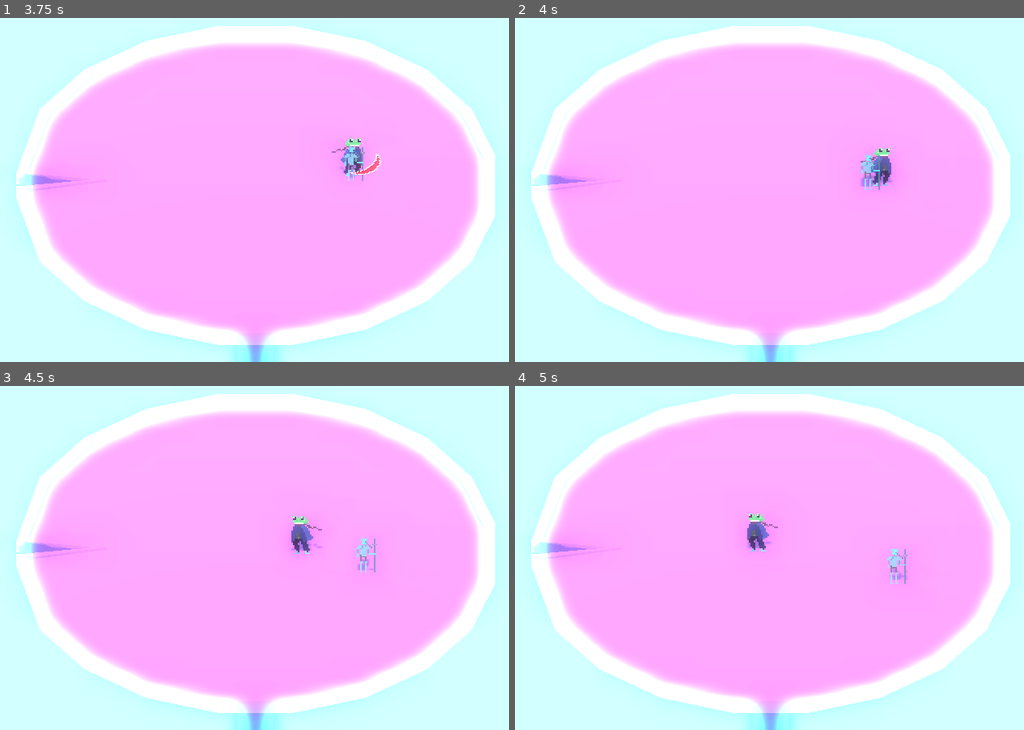
Above: before the commit, frames 1-4 (two rows, left to right).
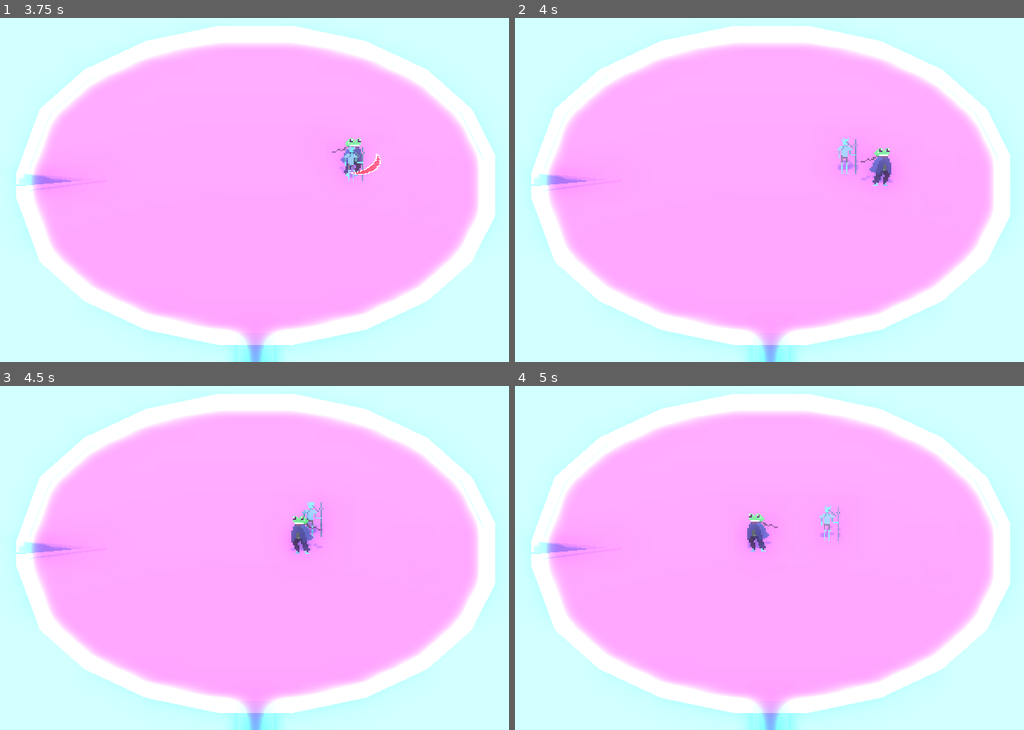
Above: after the commit, the same moments.

Repository: Brainthread/FrogGame
Game: Godot game, scene res://scenes/test.tscn
The game is run twice, just before and just after one commit, with the same random seed, the same clock (stepped at 60 frames per second) and the same inputs. The engine's default icon, where the game draws it, is replaced by a stand-in: a white triangle on a blue panel in a dark square.
Inputs (mouse positions are in pixels of both pictures, inside the frame that each line leads up to):
- Up to frame 1 (3.75 s): move the mouse to (397, 162) at 0.52 s; hold D (right) 0.53-1.28 s; click (397, 162) at 0.6 s; tap Space (jump) at 0.77, 1.52, 3.02 s; move the mouse to (127, 200) at 1.27 s; hold S (down) 1.28-2.03 s; click (127, 200) at 1.35 s; move the mouse to (320, 100) at 2.02 s; hold D (right) 2.03-2.78 s; right-click (320, 100) at 2.1 s; click (320, 100) at 2.3 s; move the mouse to (223, 251) at 2.77 s; hold Up (up) 2.78-3.53 s; click (223, 251) at 2.85 s; move the mouse to (447, 234) at 3.52 s; hold A (left) from 3.53 s (still down); click (447, 234) at 3.6 s
- Up to frame 2 (4 s): keep holding A (left); tap Space (jump) at 3.77 s
- Up to frame 3 (4.5 s): keep holding A (left); move the mouse to (61, 492) at 4.27 s; right-click (61, 492) at 4.35 s
- Up to frame 4 (5 s): keep holding A (left); tap Space (jump) at 4.52 s; click (576, 492) at 4.55 s

Frame 1 is identical in both runs. In frame 2, 0.4% of the frame differs, in the area x 63-73%, y 34-50%; in frame 3, 0.4%; in frame 4, 0.4%.

Commit message:
Add knockback

Diff:
--- /dev/null
+++ b/scenes/character_physics_body.gd
@@ -0,0 +1,7 @@
+extends CharacterBody3D
+class_name CharacterPhysicsBody3D
+
+@export var mass:float = 1
+
+func add_velocity(value:Vector3) -> void:
+	velocity += value / mass
--- /dev/null
+++ b/scenes/effect_manager.gd
@@ -0,0 +1,19 @@
+extends Node3D
+class_name EffectManager
+
+@export var body:CharacterPhysicsBody3D
+@export var hurtbox:Hurtbox
+
+func _ready() -> void:
+	hurtbox.received_effects.connect(_handle_effects)
+
+func _handle_effects(effects:Dictionary) -> void:
+	for effect in effects:
+		match effect:
+			"knockback":
+				_apply_knockback(effects[effect])
+				pass
+
+func _apply_knockback(velocity:Vector3) -> void:
+	body.add_velocity(velocity)
+	print("knockback applied")
--- a/scenes/test.tscn
+++ b/scenes/test.tscn
@@ -17,9 +17,11 @@
 [ext_resource type="Texture2D" uid="uid://bf5ar4mkltuns" path="res://icon.svg" id="11_daiq8"]
 [ext_resource type="Script" uid="uid://b03jolxit32hw" path="res://scenes/damage_manager.gd" id="12_7mbro"]
 [ext_resource type="Script" uid="uid://bf450ln32ku7q" path="res://scenes/simple_huntstate.gd" id="14_ff6ho"]
+[ext_resource type="Script" uid="uid://yfk7mr61a5eo" path="res://scenes/character_physics_body.gd" id="14_si7kk"]
 [ext_resource type="Script" uid="uid://b7n7c2ns6dass" path="res://scripts/imports/FiniteStateMachine.gd" id="15_5jxlq"]
 [ext_resource type="Script" uid="uid://bgtk8eoxqk1wt" path="res://scenes/Draggable.gd" id="16_c6rvn"]
 [ext_resource type="Script" uid="uid://bi5fwt04sq1jq" path="res://scripts/Hurtbox_draggable.gd" id="16_daiq8"]
+[ext_resource type="Script" uid="uid://miugg8jpe2ku" path="res://scenes/effect_manager.gd" id="17_pn65j"]
 
 [sub_resource type="CapsuleShape3D" id="CapsuleShape3D_ppyta"]
 radius = 0.40527344
@@ -207,6 +209,7 @@
 [node name="Mosquitoknight" type="CharacterBody3D" parent="."]
 transform = Transform3D(1, 0, 0, 0, 1, 0, 0, 0, 1, 4.2555, -0.4288903, -2.4904957)
 collision_layer = 0
+script = ExtResource("14_si7kk")
 
 [node name="Visual" type="Node3D" parent="Mosquitoknight"]
 
@@ -237,6 +240,11 @@
 script = ExtResource("7_7mbro")
 health = 30.0
 max_health = 30.0
+
+[node name="EffectManager" type="Node3D" parent="Mosquitoknight/Systems" node_paths=PackedStringArray("body", "hurtbox")]
+script = ExtResource("17_pn65j")
+body = NodePath("../..")
+hurtbox = NodePath("../HitAndHurt/Hurtbox")
 
 [node name="DragabilityManager" type="Node3D" parent="Mosquitoknight/Systems" node_paths=PackedStringArray("body", "hurtbox")]
 script = ExtResource("16_c6rvn")
--- a/scripts/Hurtbox.gd
+++ b/scripts/Hurtbox.gd
@@ -3,6 +3,7 @@
 
 var is_active: bool = false
 signal took_damage
+signal received_effects
 
 func _ready() -> void:
 	pass
@@ -13,3 +14,7 @@
 func apply_damage(damage) -> void:
 	took_damage.emit(damage);
 	print("Took damage: " + str(damage))
+
+func apply_effects(effects) -> void:
+	received_effects.emit(effects)
+	print("Took effects: ", effects)
--- a/scripts/statemachines/player/states/PlayerGroundAttackState.gd
+++ b/scripts/statemachines/player/states/PlayerGroundAttackState.gd
@@ -5,6 +5,7 @@
 @export var slice_movement_force:float = 5
 @export var attack_time:float = 0.5
 @export var attack_windup_time:float = 0.2
+@export var knockback_amount:float = 5.0
 var attack_timer = 0
 var attack_windup_timer = 0
 var wind_up = false
@@ -70,9 +71,11 @@
 	if hurtbox is Hurtbox and hurtbox.verify_hit():
 		apply_damage(hurtbox)
 
-func apply_damage(hurtbox):
+func apply_damage(hurtbox:Hurtbox):
 	print("hit: " + hurtbox.name)
 	hurtbox.apply_damage(10);
+	var knockback_direction = Vector3(attack_direction.z, 0, attack_direction.x)
+	hurtbox.apply_effects({"knockback" : -knockback_amount*knockback_direction});
 
 func set_hitbox_rotation():
 	var dir:Vector2 = Vector2(attack_direction.z, attack_direction.x)
Not shown, added: scenes/character_physics_body.gd.uid
Not shown, added: scenes/effect_manager.gd.uid
Not shown: 1 places in scenes/test.tscn that only renumber resources
